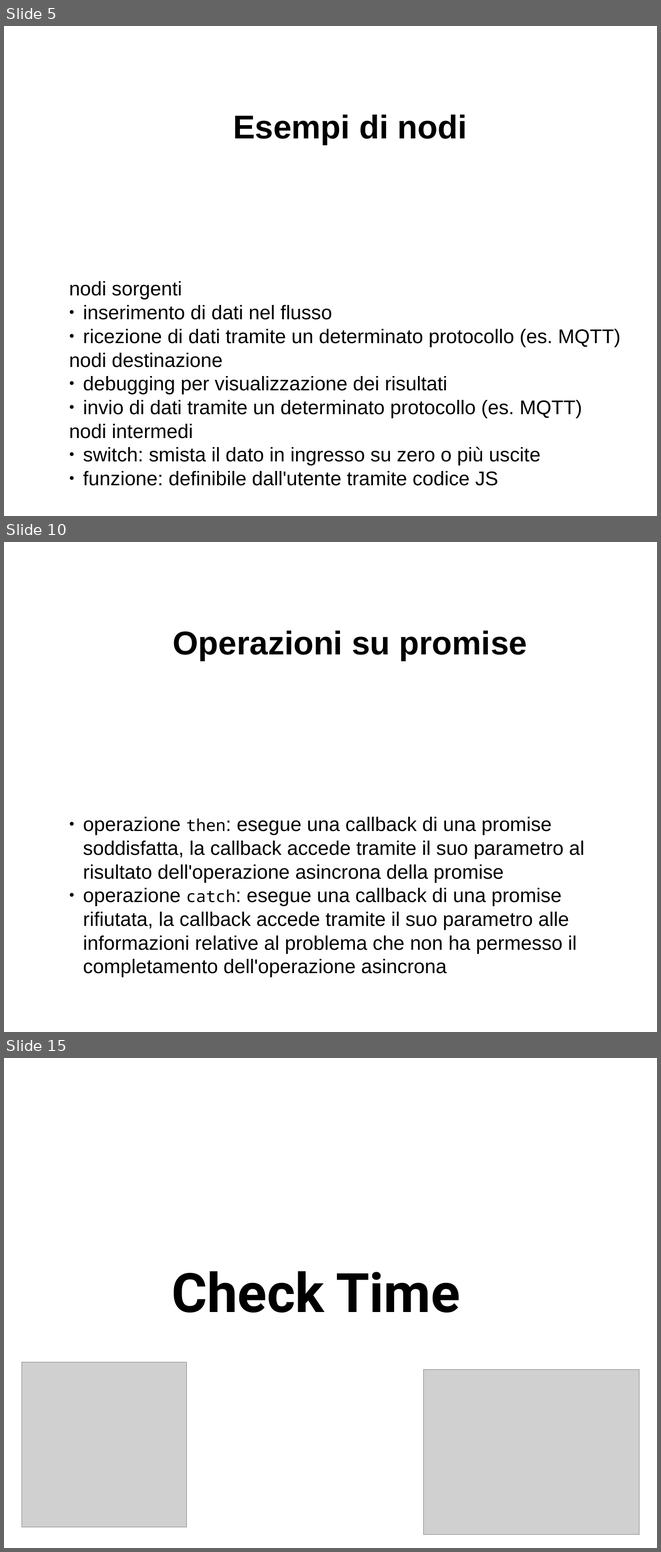
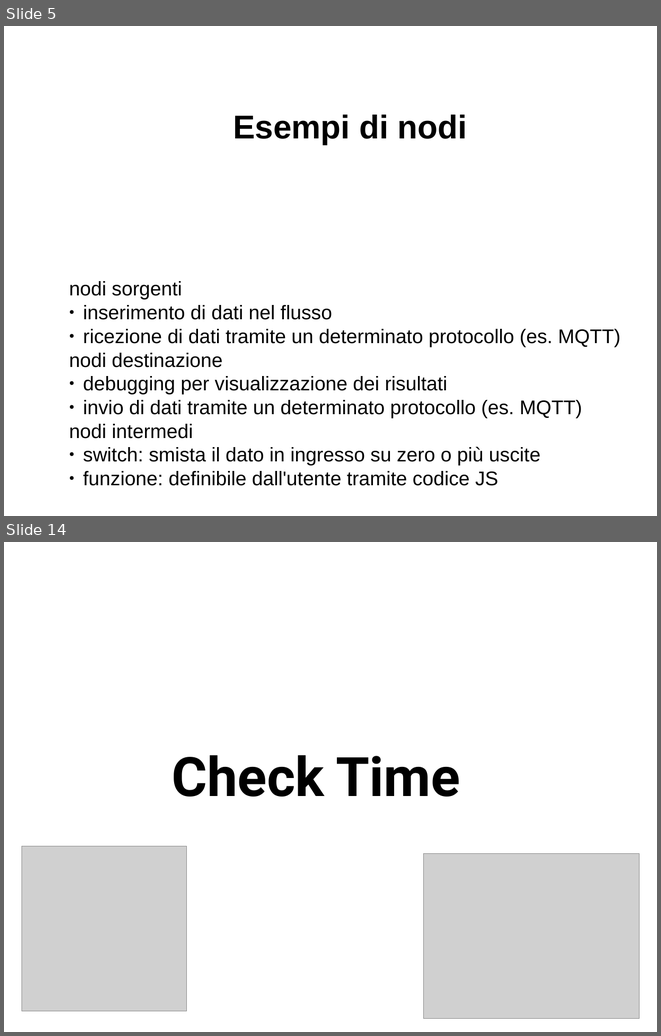
Before and after one commit to davideancona/minicorsiRAISE, a slide deck: iot/NodeRED.odp. Shown one above the other, each under a label of ours: slides 5, 10 and 15 before the commit, slides 5 and 14 after it; the slides between them are not shown. The pictures are 661x1552 and 661x1036 pixels, drawn with LibreOffice and Linux fonts; fonts in the diff are those of the drawing; grey boxes stand for pictures. Boxes give left, top, right and bottom in pixels: in the first picture for what was removed or moved away, otherwise in the second. Text is boxed around its words. In the diff, an @@ line names an element or a change of style, - is before the commit and + after.

```diff
--- a/iot/NodeRED.odp
+++ b/iot/NodeRED.odp
@@ slide 10 removed at (x1=4, y1=542, x2=657, y2=1032), background #FFFFFF @@
@@ text removed at (x1=173, y1=631, x2=527, y2=661) @@
-Operazioni su promise
@@ text removed at (x1=83, y1=817, x2=584, y2=977) @@
-● operazione then: esegue una callback di una promise soddisfatta, la callback accede tramite il suo parametro al risultato dell'operazione asincrona della promise
-● operazione catch: esegue una callback di una promise rifiutata, la callback accede tramite il suo parametro alle informazioni relative al problema che non ha permesso il completamento dell'operazione asincrona
@@ what was slide 15 is now slide 14 @@
```
Also in this commit, not shown: 3 slides changed, 5 slides added, 5 other slides removed, 2 other files.
